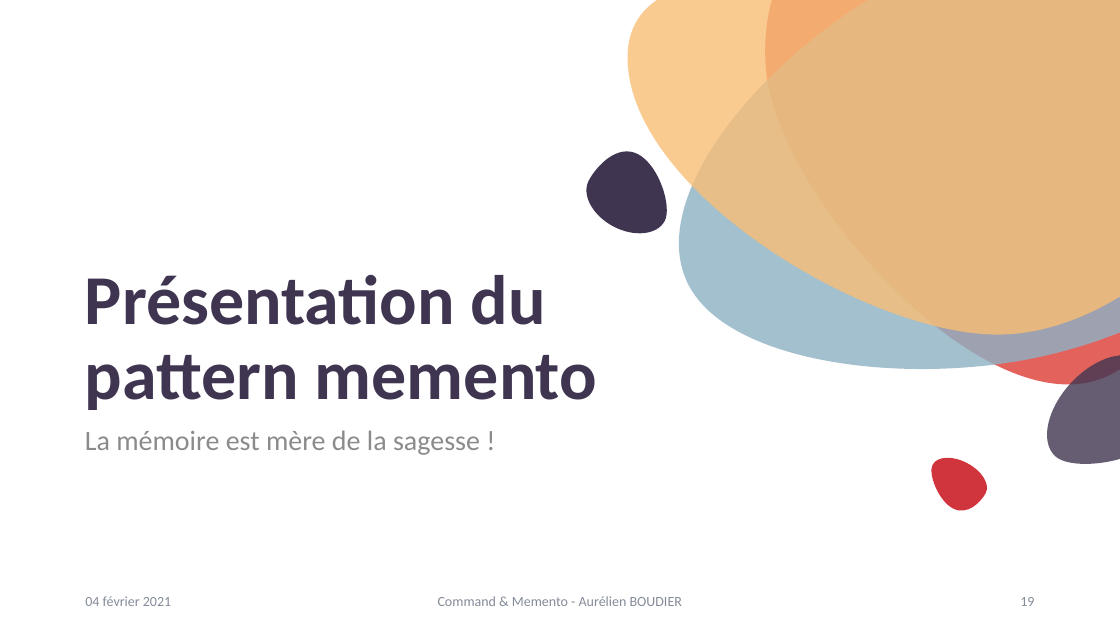
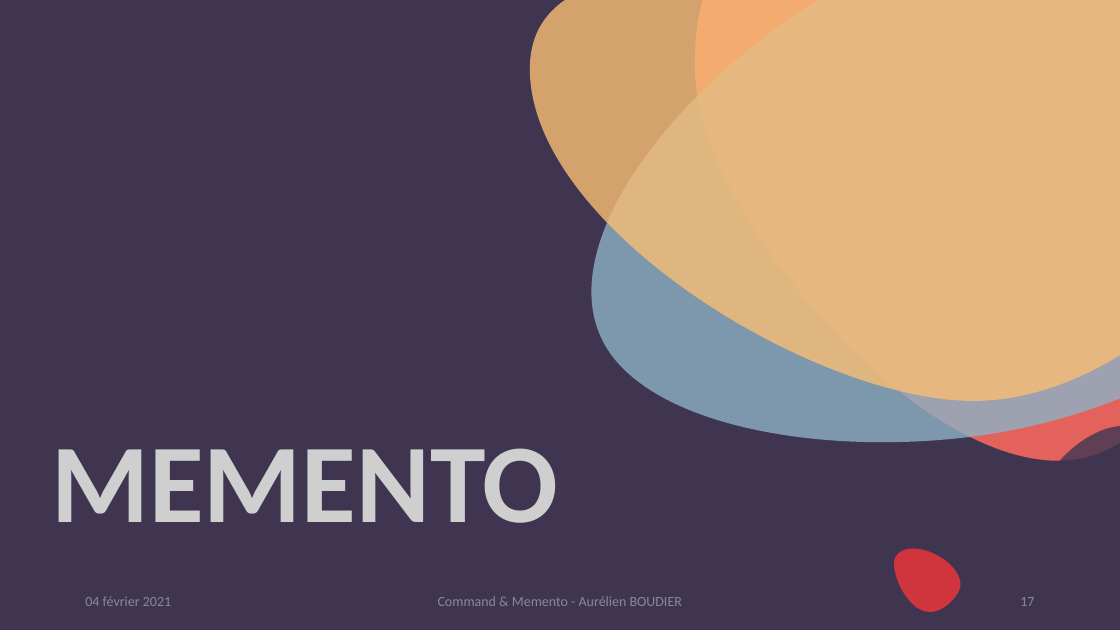
Before and after one commit to kyweez/CDA-14-DESIGN-PATTERN, a slide deck: slide 17 of 01-Powerpoint-presentation/PowerpointPresentation.pptx (slide 19 before the commit). Drawn at 1120x630 pixels with LibreOffice and Linux fonts; fonts in the diff are those of the drawing. Boxes give left, top, right and bottom in pixels: in the first picture for what was removed or moved away, otherwise in the second. Text is boxed around its words. In the diff, an @@ line names an element or a change of style, - is before the commit and + after.

Commit message:
Commnand & Memento pattern / Done

```diff
--- a/01-Powerpoint-presentation/PowerpointPresentation.pptx
+++ b/01-Powerpoint-presentation/PowerpointPresentation.pptx
@@ background #FFFFFF to #403551 @@
@@ freeform shape: place and size @@
-freeform shape at <box>628,0,1120,334</box>
+freeform shape at <box>530,0,1120,401</box>
@@ freeform shape: place and size @@
-freeform shape at <box>679,0,1120,369</box>
+freeform shape at <box>592,0,1120,443</box>
@@ freeform shape: place and size @@
-freeform shape at <box>765,0,1120,385</box>
+freeform shape at <box>695,0,1120,460</box>
@@ freeform shape: place and size @@
-freeform shape at <box>586,151,667,234</box>
+freeform shape at <box>481,181,577,280</box>
@@ title removed at <box>85,275,597,410</box> @@
-Présentation du
-pattern memento
@@ title added at <box>52,448,559,523</box>, 96 pt, text #CECFCE, bold @@
+MEMENTO
@@ text removed at <box>85,430,480,455</box> @@
-La mémoire est mère de la sagesse !
@@ freeform shape: place and size @@
-freeform shape at <box>1047,355,1120,464</box>
+freeform shape at <box>1033,426,1120,556</box>
@@ freeform shape: place and size @@
-freeform shape at <box>932,458,987,511</box>
+freeform shape at <box>894,549,960,612</box>
@@ page number at <box>1020,597,1034,606</box>: text changed @@
-19
+17
```
Also in this commit, not shown: 10 other slides changed, 7 slides added, 10 slides removed, 6 other files.
